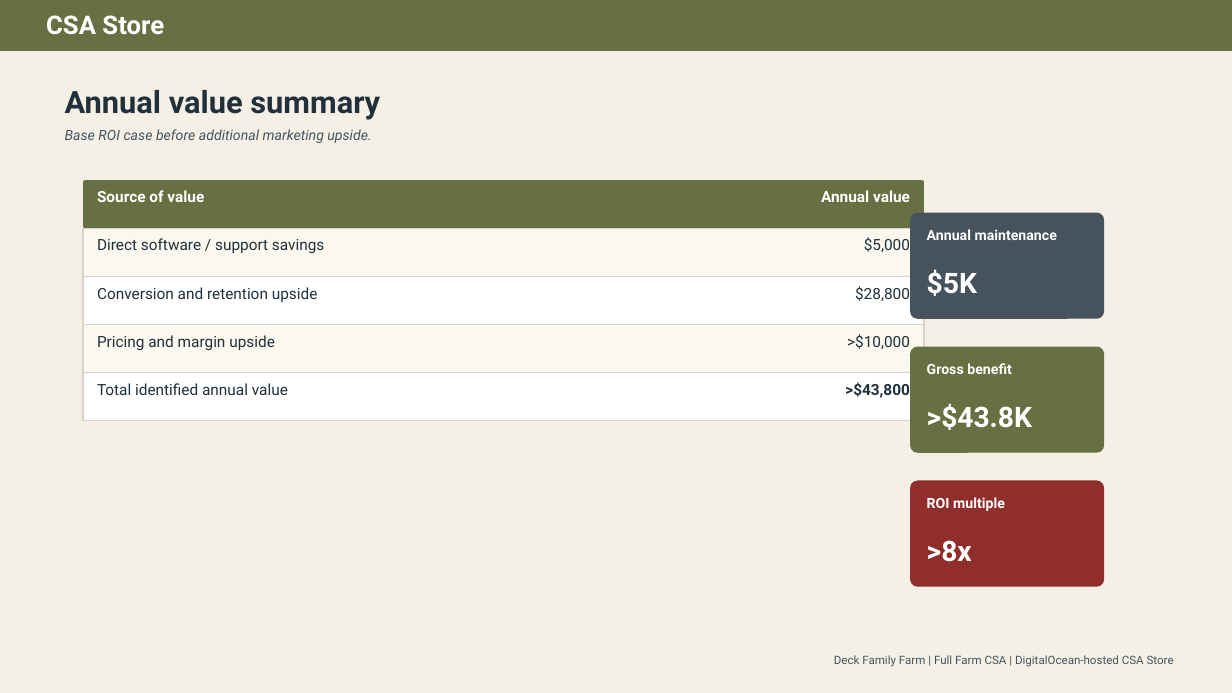
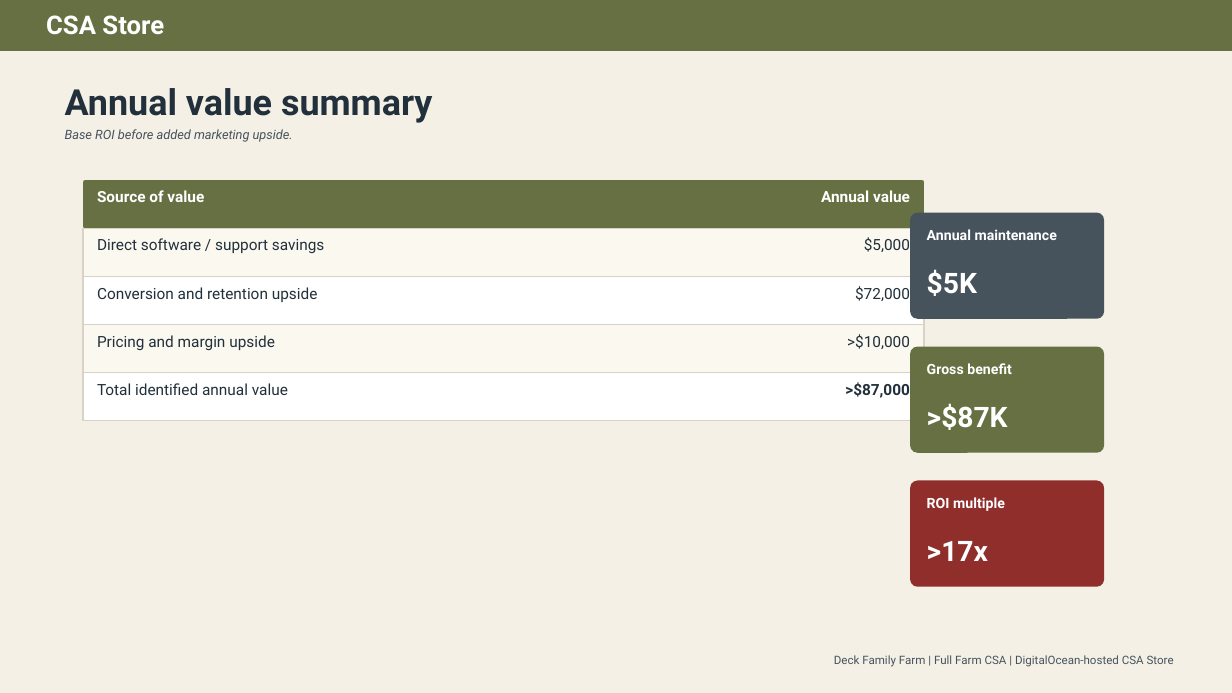
Before and after one commit to deckfamilyfarm/csa-store, a slide deck: slide 10 of docs/csa_store_application_overview_deck.pptx. Drawn at 1232x693 pixels with LibreOffice and Linux fonts; fonts in the diff are those of the drawing. Boxes give left, top, right and bottom in pixels: in the first picture for what was removed or moved away, otherwise in the second. Text is boxed around its words. In the diff, an @@ line names an element or a change of style, - is before the commit and + after.

```diff
--- a/docs/csa_store_application_overview_deck.pptx
+++ b/docs/csa_store_application_overview_deck.pptx
@@ text "Annual value summary" at [65, 88, 432, 123]: size 24 to 28 pt @@
@@ text at [65, 129, 293, 142]: text changed; size 11 to 10 pt @@
-Base ROI case before additional marketing upside.
+Base ROI before added marketing upside.
@@ text at [855, 286, 910, 301]: text changed @@
-$28,800
+$72,000
@@ text at [845, 382, 910, 398]: text changed @@
->$43,800
+>$87,000
@@ text at [927, 403, 1008, 430]: text changed @@
->$43.8K
+>$87K
@@ text at [927, 541, 988, 561]: text changed @@
->8x
+>17x
```
Also in this commit, not shown: 10 other slides changed, 1 other file.
